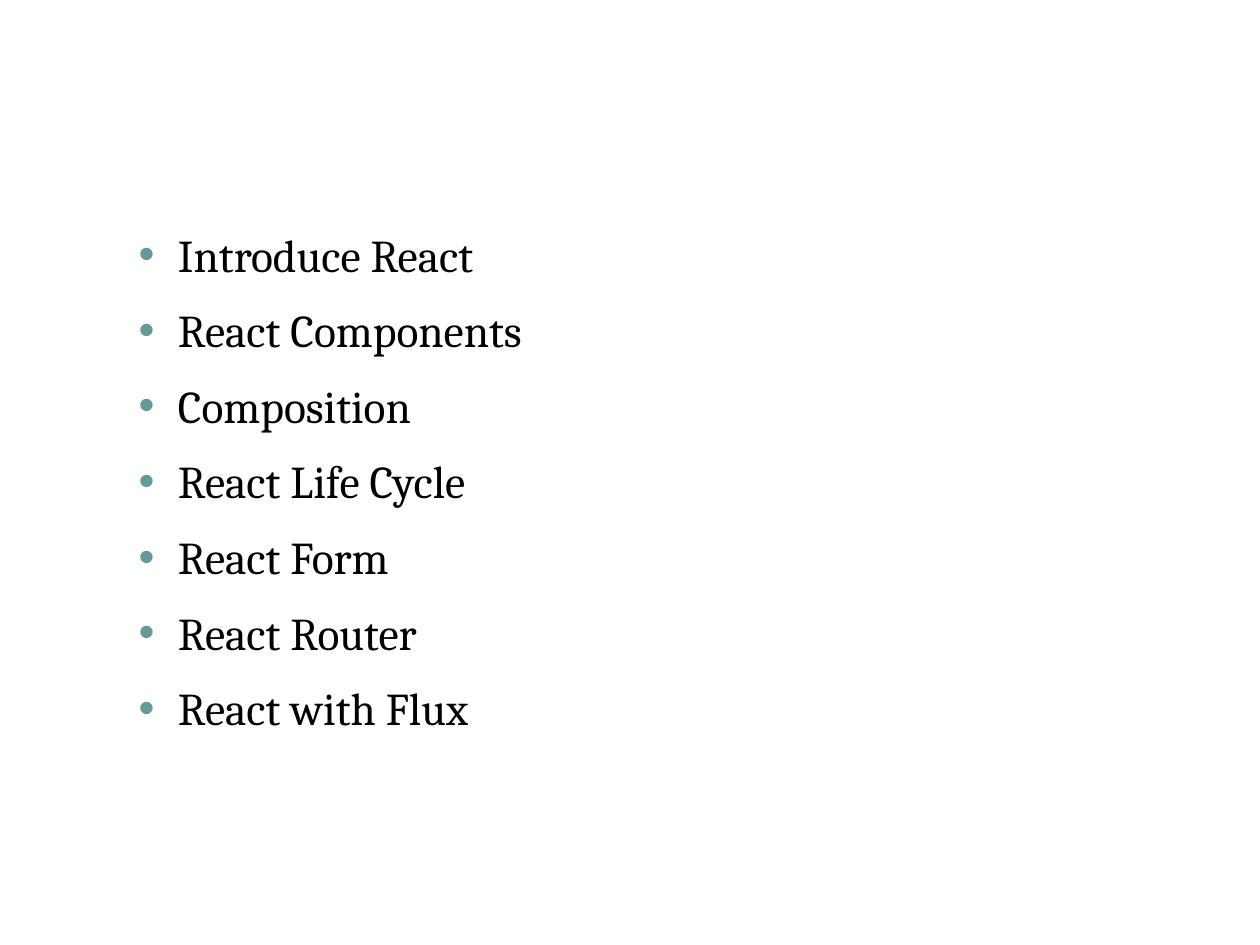
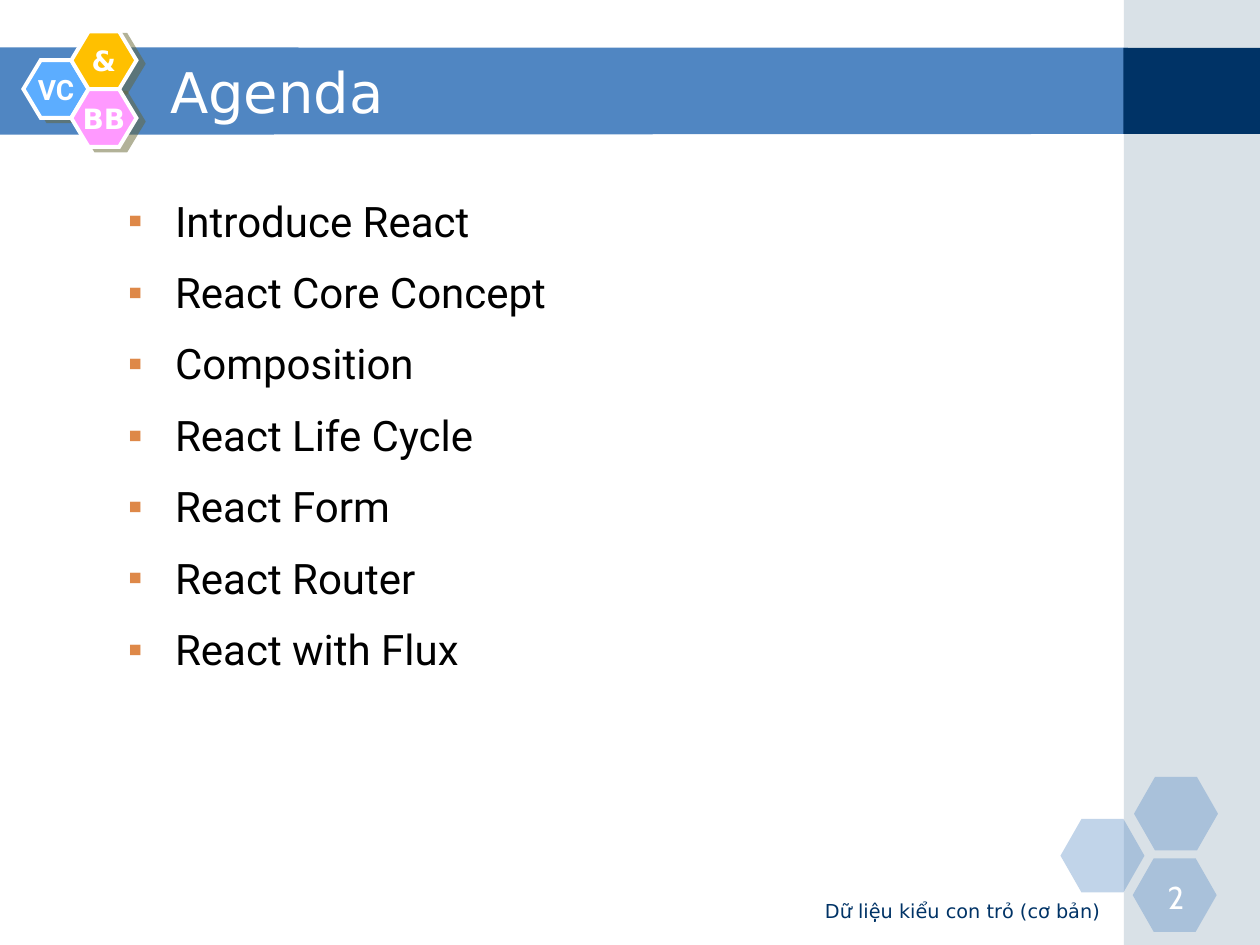
Before and after one commit to nguyenminhtiend/React-Document, a slide deck: slide 2 of React_Slide.pptx. Drawn at 1260x945 pixels with LibreOffice and Linux fonts; fonts in the diff are those of the drawing; background and template pictures are left out. Boxes give left, top, right and bottom in pixels: in the first picture for what was removed or moved away, otherwise in the second. Text is boxed around its words. In the diff, an @@ line names an element or a change of style, - is before the commit and + after.

```diff
--- a/React_Slide.pptx
+++ b/React_Slide.pptx
@@ rectangle added at [1124, 0, 1260, 945], fill #A0B5C4 at 40% opacity @@
@@ freeform shape added at [0, 48, 1128, 135], fill #5086C2 @@
@@ hexagon added at [72, 32, 137, 89], fill #FFC000, outline #FFFFFF 2.25 pt, 16 pt, text #FFFFFF, bold @@
+&
@@ title "Agenda": place and size @@
-title "Agenda" at [63, 38, 1197, 135]
+title "Agenda" at [170, 70, 384, 125]
@@ title "Agenda" at [170, 70, 384, 125]: size 40 to 32 pt, font Cambria to DejaVu Sans @@
@@ rectangle added at [1124, 48, 1260, 134], fill #003366 @@
@@ hexagon added at [24, 60, 89, 118], fill #5CADFF, outline #FFFFFF 2.25 pt, 16 pt, text #FFFFFF, bold @@
+VC
@@ hexagon added at [72, 89, 137, 147], fill #FF99FF, outline #FFFFFF 2.25 pt, 16 pt, text #FFFFFF, bold @@
+BB
@@ text "Introduce React": place and size @@
-text "Introduce React" at [178, 240, 521, 726]
+text "Introduce React" at [175, 205, 546, 666]
@@ text at [175, 205, 473, 666]: size 26 to 24 pt, font Cambria to Roboto in "Introduce React", "Composition", "React Life Cycle", "React Form" and 2 more places; bullet • to ▪; bullet colour #669999 to #DE8848 @@
@@ text at [175, 277, 546, 317]: text changed; size 26 to 24 pt; font Cambria to Roboto @@
-  • React Components
+  ▪ React Core Concept
@@ hexagon added at [1134, 777, 1218, 850], fill #5086C2 at 35% opacity @@
@@ hexagon added at [1061, 819, 1145, 892], fill #5086C2 at 35% opacity @@
@@ hexagon added at [1133, 858, 1217, 931], fill #5086C2 at 35% opacity @@
@@ page number added at [1168, 887, 1185, 909], 18 pt, text #FFFFFF @@
+2
@@ text added at [825, 902, 1100, 922], 11 pt, text #003366 @@
+Dữ liệu kiểu con trỏ (cơ bản)
```
Also in this commit, not shown: 2 other slides changed, 2 slides added, 1 other file.
